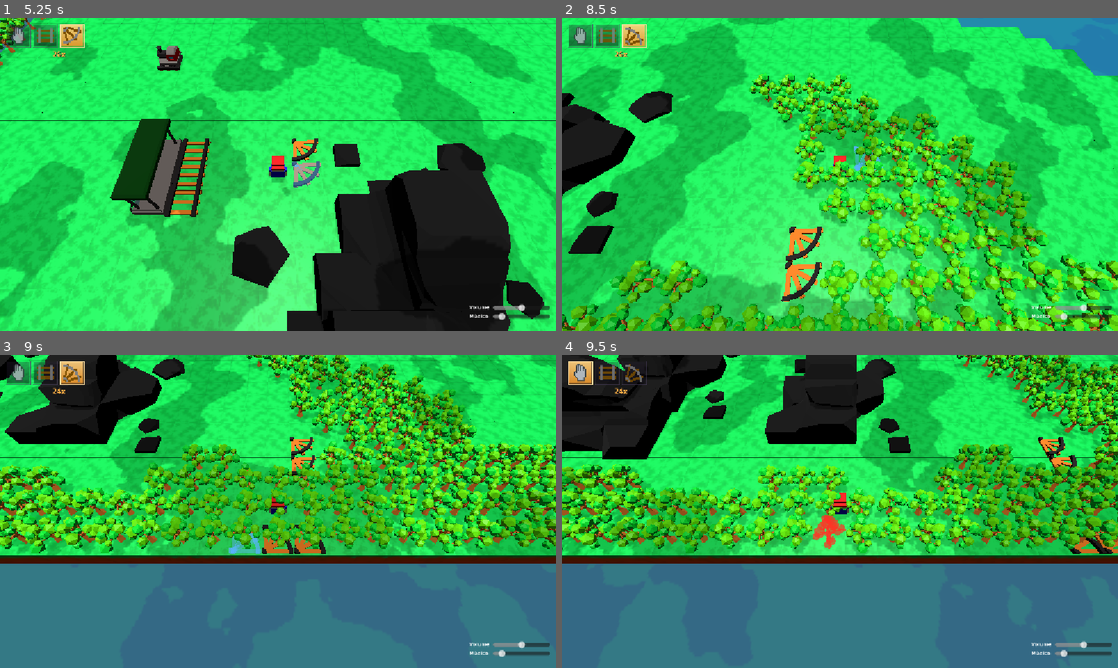
Above: before the commit, frames 1-4 (two rows, left to right).
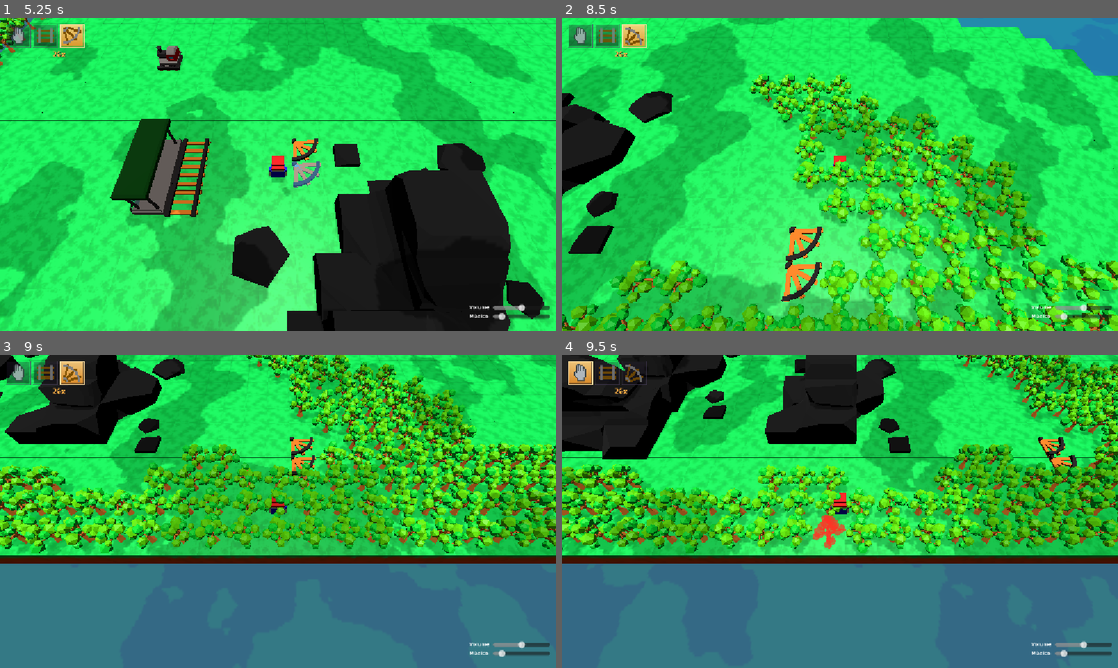
Above: after the commit, the same moments.

Repository: JoaoR090/godot-dev_de_jogos-2026-2
Game: Godot game, scene res://scenes/main.tscn
Two runs of this game, one before a commit and one after it. Both use one fixed random seed, a clock stepped at 60 frames per second and the inputs below. Sound files missing from this copy of the repository are replaced by a short silence.
Inputs (mouse positions are in pixels of both pictures, inside the frame that each line leads up to):
- Up to frame 1 (5.25 s): move the mouse to (400, 158) at 0.52 s; hold D (right) 0.53-1.28 s; hold 1 (1) 0.53-1.28 s; click (400, 158) at 0.67 s; tap 2 (2) at 0.8, 1.35, 3.8, 4.35 s; move the mouse to (166, 190) at 1.27 s; hold S (down) 1.28-2.03 s; tap 3 (3) at 1.55, 4.55 s; move the mouse to (333, 105) at 2.02 s; hold D (right) 2.03-2.78 s; hold 3 (3) 2.03-2.78 s; tap Q (prev) at 2.3, 2.85 s; move the mouse to (250, 237) at 2.77 s; hold W (up) 2.78-3.53 s; click (250, 237) at 2.92 s; tap 1 (1) at 3.05 s; move the mouse to (444, 221) at 3.52 s; hold 1 (1) 3.53-4.28 s; hold A (left) 3.53-5.03 s; move the mouse to (111, 127) at 4.27 s; move the mouse to (305, 174) at 5.02 s; hold S (down) from 5.03 s (still down); hold 3 (3) from 5.03 s (still down); click (305, 174) at 5.17 s
- Up to frame 2 (8.5 s): tap Q (prev) at 5.3, 8.3 s; move the mouse to (756, 96) at 5.77 s; release S (down) at 5.78 s; release 3 (3) at 5.78 s; hold D (right) 5.78-6.53 s; right-click (756, 96) at 5.85 s; tap 1 (1) at 6.05 s; move the mouse to (962, 158) at 6.52 s; hold W (up) 6.53-7.28 s; hold Mouse wheel up (changeNext) 6.53-7.28 s; tap 2 (2) at 6.8 s; move the mouse to (728, 190) at 7.27 s; hold D (right) 7.28-8.03 s; tap Mouse wheel down (changePrev) at 7.35 s; click (728, 190) at 7.42 s; tap 3 (3) at 7.55 s; move the mouse to (895, 105) at 8.02 s; hold S (down) from 8.03 s (still down); hold E (next) from 8.03 s (still down)
- Up to frame 3 (9 s): move the mouse to (250, 574) at 8.77 s; release S (down) at 8.78 s; release E (next) at 8.78 s; hold A (left) from 8.78 s (still down); click (250, 574) at 8.85 s
- Up to frame 4 (9.5 s): keep holding A (left); tap 1 (1) at 9.05 s

Frame 1 is identical in both runs. In frame 2, 0.1% of the frame differs, in the area x 52-58%, y 40-49%; in frame 3, 0.6%, in the area x 10-59%, y 10-64%; in frame 4, 0.3%.

Commit message:
fix estacoes; trilho nao pode em arvore

Diff:
--- a/scripts/construcao_trilhos.gd
+++ b/scripts/construcao_trilhos.gd
@@ -5,6 +5,7 @@
 
 var jogador: Node3D
 var grid_trilhos: Trilhos
+var grid_arvores: GridMap
 var inventario: Node
 
 var raio_colocacao: int = 1
@@ -82,6 +83,9 @@
 	if grid_trilhos.celula_protegida(posicao):
 		return
 
+	if _tem_arvore_em(posicao):
+		return
+
 	if grid_trilhos.tem_trilho(posicao):
 		return
 
@@ -148,6 +152,20 @@
 	grid_trilhos.remover_trilho(posicao)
 
 
+func _tem_arvore_em(celula: Vector3i) -> bool:
+	if not is_instance_valid(grid_arvores):
+		return false
+
+	var mundo: Vector3 = grid_trilhos.to_global(
+		grid_trilhos.map_to_local(celula)
+	)
+	var celula_arvore: Vector3i = grid_arvores.local_to_map(
+		grid_arvores.to_local(mundo)
+	)
+
+	return grid_arvores.get_cell_item(celula_arvore) == ColetaMadeira.ID_ARVORE
+
+
 func _celula_jogador() -> Vector3i:
 	return grid_trilhos.local_to_map(
 		grid_trilhos.to_local(jogador.global_position)
--- a/scripts/player.gd
+++ b/scripts/player.gd
@@ -25,11 +25,13 @@
 
 	construcao.jogador = self
 	construcao.grid_trilhos = grid_trilhos
+	construcao.grid_arvores = grid_arvores
 	construcao.inventario = inventario
 	construcao.raio_colocacao = raio_colocacao
 
 	preview.jogador = self
 	preview.grid_trilhos = grid_trilhos
+	preview.grid_arvores = grid_arvores
 	preview.construcao = construcao
 	preview.inventario = inventario
 
--- a/scripts/preview_trilhos.gd
+++ b/scripts/preview_trilhos.gd
@@ -4,6 +4,7 @@
 @export var jogador: Node3D
 
 var grid_trilhos: Trilhos
+var grid_arvores: GridMap
 var construcao: Node
 var inventario: Node
 
@@ -43,7 +44,12 @@
 		return
 
 	var posicao: Vector3i = alvo.get("celula", Vector3i.ZERO)
+
 	if grid_trilhos.celula_protegida(posicao):
+		_preview.visible = false
+		return
+
+	if _tem_arvore_em(posicao):
 		_preview.visible = false
 		return
 
@@ -62,6 +68,20 @@
 	_preview.visible = true
 
 
+func _tem_arvore_em(celula: Vector3i) -> bool:
+	if not is_instance_valid(grid_arvores):
+		return false
+
+	var mundo: Vector3 = grid_trilhos.to_global(
+		grid_trilhos.map_to_local(celula)
+	)
+	var celula_arvore: Vector3i = grid_arvores.local_to_map(
+		grid_arvores.to_local(mundo)
+	)
+
+	return grid_arvores.get_cell_item(celula_arvore) == ColetaMadeira.ID_ARVORE
+
+
 func _criar_preview() -> void:
 	_preview = MeshInstance3D.new()
 	_preview.name = "PreviewTrilho"
--- a/scripts/trem.gd
+++ b/scripts/trem.gd
@@ -15,8 +15,7 @@
 var _audio_batida: AudioStreamPlayer3D
 var _loop_inicio_ms: int = -1
 
-var _tem_estacao: bool = false
-var _estacao_meio: Vector3i = Vector3i.ZERO
+var _estacoes_meio: Array[Vector3i] = []
 var _rotulo_estacao: Label3D
 var _tempo_estacao: float = 0.0
 
@@ -43,7 +42,7 @@
 	direcao_trem = direcao_inicial
 	rotation.y = deg_to_rad(Direcao.angulo_do_sentido(direcao_trem))
 	global_position = trilhos.to_global(trilhos.map_to_local(posicao_trem))
-	_registrar_estacao()
+	_registrar_estacoes()
 
 	trilhos.colocar_reto(posicao_trem, Direcao.eixo_do_sentido(direcao_trem))
 
@@ -84,7 +83,7 @@
 	_garantir_loop_lancando()
 	await tween.finished
 
-	if _tem_estacao and proxima_posicao == _estacao_meio:
+	if _estacoes_meio.has(proxima_posicao):
 		_iniciar_pausa_estacao()
 		await get_tree().create_timer(TEMPO_PAUSA_ESTACAO).timeout
 		_encerrar_pausa_estacao()
@@ -149,7 +148,7 @@
 	_rotulo_estacao = null
 
 
-func _registrar_estacao() -> void:
+func _registrar_estacoes() -> void:
 	if not is_instance_valid(trilhos):
 		return
 
@@ -159,25 +158,89 @@
 		false
 	) as Node3D
 
-	if not is_instance_valid(estacao):
+	if not is_instance_valid(estacao) and get_tree() != null:
 		estacao = get_tree().current_scene.find_child(
 			"Estacao",
 			true,
 			false
 		) as Node3D
-	if not is_instance_valid(estacao):
-		return
-
-	var malha := _encontrar_malha(estacao)
-	if malha == null:
-		return
-
-	var aabb_local: AABB = malha.mesh.get_aabb()
-	var canto_a: Vector3 = malha.to_global(aabb_local.position)
-	var canto_b: Vector3 = malha.to_global(aabb_local.position + aabb_local.size)
-	var canto_min_mundo: Vector3 = canto_a.min(canto_b)
-	var canto_max_mundo: Vector3 = canto_a.max(canto_b)
-	var tamanho: Vector3 = canto_max_mundo - canto_min_mundo
+
+	if is_instance_valid(estacao):
+		var malha := _encontrar_malha(estacao)
+
+		if malha != null:
+			var aabb_local: AABB = malha.mesh.get_aabb()
+			var canto_a: Vector3 = malha.to_global(aabb_local.position)
+			var canto_b: Vector3 = malha.to_global(
+				aabb_local.position + aabb_local.size
+			)
+			_registrar_aabb_estacao(canto_a.min(canto_b), canto_a.max(canto_b))
+
+	var raiz := get_parent()
+
+	if not is_instance_valid(raiz):
+		return
+
+	for mapa in raiz.find_children("*", "GridMap", true, false):
+		if mapa is GridMap:
+			_registrar_estacoes_no_grid(mapa as GridMap)
+
+
+func _registrar_estacoes_no_grid(mapa: GridMap) -> void:
+	var biblioteca := mapa.mesh_library
+
+	if biblioteca == null:
+		return
+
+	var ids_estacao := {}
+	for item_id in biblioteca.get_item_list():
+		if biblioteca.get_item_name(item_id) == "Estacao":
+			ids_estacao[item_id] = true
+
+	if ids_estacao.is_empty():
+		return
+
+	for celula in mapa.get_used_cells():
+		var item: int = mapa.get_cell_item(celula)
+
+		if not ids_estacao.has(item):
+			continue
+
+		var base: Basis = mapa.get_basis_with_orthogonal_index(
+			mapa.get_cell_item_orientation(celula)
+		)
+		var item_transform: Transform3D = biblioteca.get_item_mesh_transform(item)
+		var aabb_local: AABB = biblioteca.get_item_mesh(item).get_aabb()
+		var origem: Transform3D = (
+			Transform3D(base, mapa.map_to_local(celula)) * item_transform
+		)
+
+		var minimo := Vector3(INF, INF, INF)
+		var maximo := Vector3(-INF, -INF, -INF)
+
+		for canto in _cantos_aabb(aabb_local):
+			var mundo := mapa.to_global(origem * canto)
+			minimo = minimo.min(mundo)
+			maximo = maximo.max(mundo)
+
+		_registrar_aabb_estacao(minimo, maximo)
+
+
+func _cantos_aabb(aabb: AABB) -> Array[Vector3]:
+	var minimo := aabb.position
+	var maximo := aabb.position + aabb.size
+	var cantos: Array[Vector3] = []
+
+	for x in [minimo.x, maximo.x]:
+		for y in [minimo.y, maximo.y]:
+			for z in [minimo.z, maximo.z]:
+				cantos.append(Vector3(x, y, z))
+
+	return cantos
+
+
+func _registrar_aabb_estacao(minimo: Vector3, maximo: Vector3) -> void:
+	var tamanho: Vector3 = maximo - minimo
 
 	var eixo: Direcao.Eixo = (
 		Direcao.Eixo.Z if tamanho.z >= tamanho.x else Direcao.Eixo.X
@@ -186,7 +249,7 @@
 	var y := posicao_trem.y
 
 	if eixo == Direcao.Eixo.Z:
-		var centro_x: float = (canto_min_mundo.x + canto_max_mundo.x) * 0.5
+		var centro_x: float = (minimo.x + maximo.x) * 0.5
 		var coluna: int = trilhos.local_to_map(
 			trilhos.to_local(
 				Vector3(centro_x, 0.0, 0.0)
@@ -194,22 +257,22 @@
 		).x
 		var x_min: int = trilhos.local_to_map(
 			trilhos.to_local(
-				Vector3(canto_min_mundo.x + 0.001, 0.0, 0.0)
+				Vector3(minimo.x + 0.001, 0.0, 0.0)
 			)
 		).x
 		var x_max: int = trilhos.local_to_map(
 			trilhos.to_local(
-				Vector3(canto_max_mundo.x - 0.001, 0.0, 0.0)
+				Vector3(maximo.x - 0.001, 0.0, 0.0)
 			)
 		).x
 		var z_min: int = trilhos.local_to_map(
 			trilhos.to_local(
-				Vector3(0.0, 0.0, canto_min_mundo.z + 0.001)
+				Vector3(0.0, 0.0, minimo.z + 0.001)
 			)
 		).z
 		var z_max: int = trilhos.local_to_map(
 			trilhos.to_local(
-				Vector3(0.0, 0.0, canto_max_mundo.z - 0.001)
+				Vector3(0.0, 0.0, maximo.z - 0.001)
 			)
 		).z
 
@@ -220,11 +283,10 @@
 		for z in range(z_min, z_max + 1):
 			trilhos.colocar_reto(Vector3i(coluna, y, z), Direcao.Eixo.Z)
 
-		_estacao_meio = Vector3i(coluna, y, (z_min + z_max) / 2)
-		_tem_estacao = true
-		return
-
-	var centro_z: float = (canto_min_mundo.z + canto_max_mundo.z) * 0.5
+		_estacoes_meio.append(Vector3i(coluna, y, (z_min + z_max) / 2))
+		return
+
+	var centro_z: float = (minimo.z + maximo.z) * 0.5
 	var linha: int = trilhos.local_to_map(
 		trilhos.to_local(
 			Vector3(0.0, 0.0, centro_z)
@@ -232,22 +294,22 @@
 	).z
 	var z_min: int = trilhos.local_to_map(
 		trilhos.to_local(
-			Vector3(0.0, 0.0, canto_min_mundo.z + 0.001)
+			Vector3(0.0, 0.0, minimo.z + 0.001)
 		)
 	).z
 	var z_max: int = trilhos.local_to_map(
 		trilhos.to_local(
-			Vector3(0.0, 0.0, canto_max_mundo.z - 0.001)
+			Vector3(0.0, 0.0, maximo.z - 0.001)
 		)
 	).z
 	var x_min: int = trilhos.local_to_map(
 		trilhos.to_local(
-			Vector3(canto_min_mundo.x + 0.001, 0.0, 0.0)
+			Vector3(minimo.x + 0.001, 0.0, 0.0)
 		)
 	).x
 	var x_max: int = trilhos.local_to_map(
 		trilhos.to_local(
-			Vector3(canto_max_mundo.x - 0.001, 0.0, 0.0)
+			Vector3(maximo.x - 0.001, 0.0, 0.0)
 		)
 	).x
 
@@ -258,8 +320,7 @@
 	for x in range(x_min, x_max + 1):
 		trilhos.colocar_reto(Vector3i(x, y, linha), Direcao.Eixo.X)
 
-	_estacao_meio = Vector3i((x_min + x_max) / 2, y, linha)
-	_tem_estacao = true
+	_estacoes_meio.append(Vector3i((x_min + x_max) / 2, y, linha))
 
 
 func _encontrar_malha(raiz: Node) -> MeshInstance3D:
